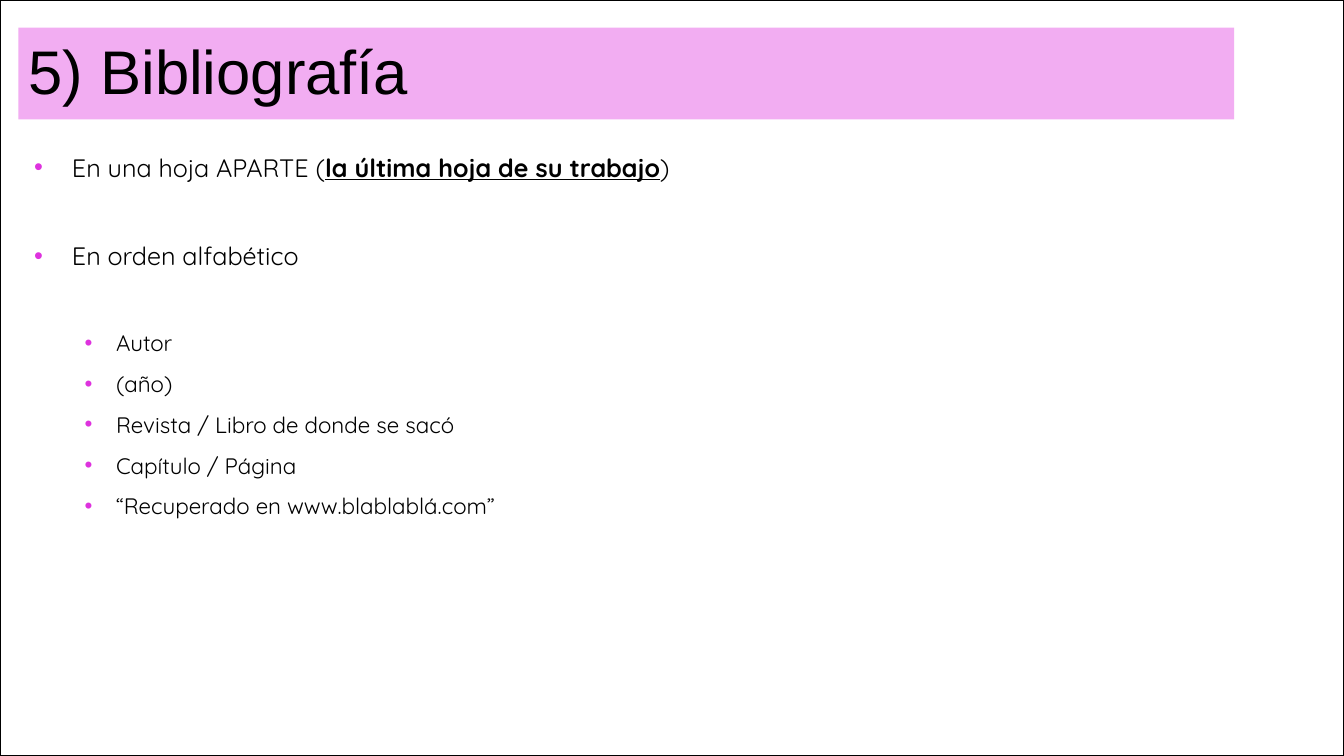
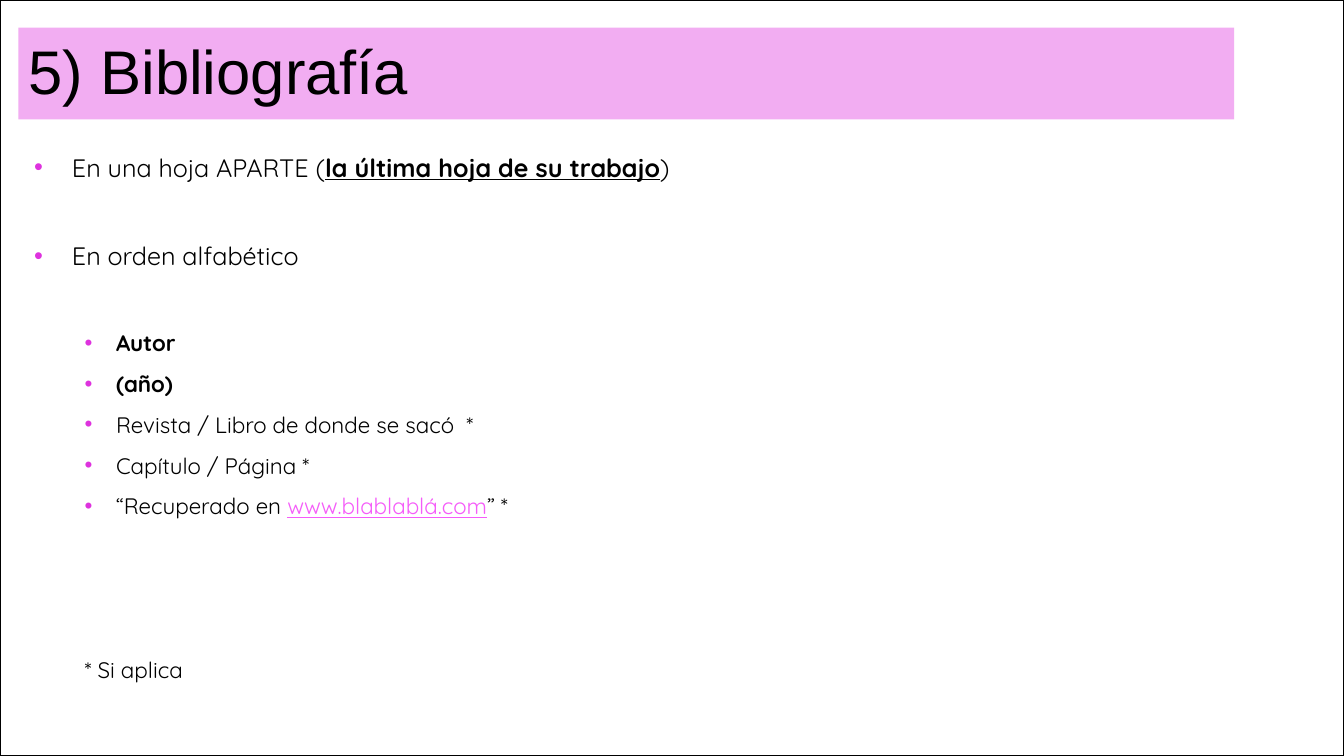
Before and after one commit to Adrifelcha/afchavez-019, a slide deck: slide 19 of JeanPiaget/Presentaciones/UltimaClase.pptx. Drawn at 1344x756 pixels with LibreOffice and Linux fonts; fonts in the diff are those of the drawing. Boxes give left, top, right and bottom in pixels: in the first picture for what was removed or moved away, otherwise in the second. Text is boxed around its words. In the diff, an @@ line names an element or a change of style, - is before the commit and + after.

```diff
--- a/JeanPiaget/Presentaciones/UltimaClase.pptx
+++ b/JeanPiaget/Presentaciones/UltimaClase.pptx
@@ text at bbox=[116, 335, 176, 396]: bold on in "Autor", "(año)" @@
@@ text at bbox=[98, 416, 495, 683]: text changed @@
-  • Revista / Libro de donde se sacó
-  • Capítulo / Página
-  • “Recuperado en www.blablablá.com”
+  • Revista / Libro de donde se sacó *
+  • Capítulo / Página *
+  • “Recuperado en www.blablablá.com” *
+  * Si aplica
```
Also in this commit, not shown: 8 other slides changed, 36 other files.
